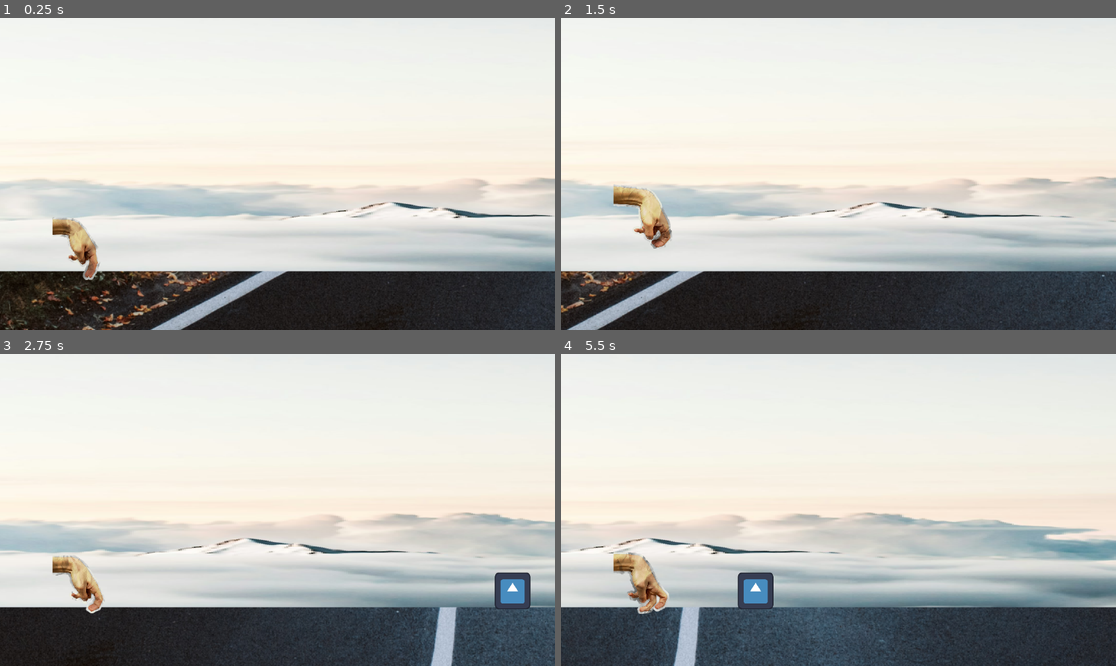
Above: before the commit, frames 1-4 (two rows, left to right).
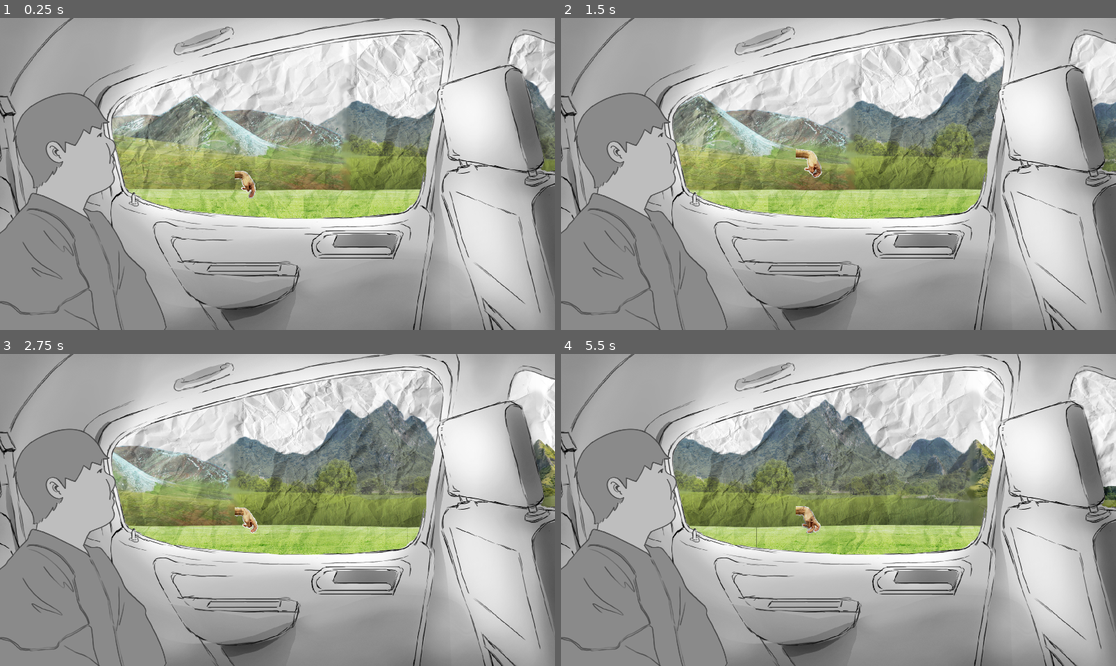
Above: after the commit, the same moments.

Repository: Turnute/DimancheApresMidi
Game: Godot game, scene res://scenes/game.tscn
Same seed, same stepped clock (60 frames per second), same inputs: the game is played once before the commit and once after it. The engine's default icon, where the game draws it, is replaced by a stand-in: a white triangle on a blue panel in a dark square.
Inputs:
- Up to frame 1 (0.25 s): no input
- Up to frame 2 (1.5 s): tap Enter (ui_accept) at 0.5 s; tap Space (jump) at 0.77 s
- Up to frame 3 (2.75 s): tap Space (jump) at 1.52 s
- Up to frame 4 (5.5 s): tap Space (jump) at 3.02, 3.77, 4.52 s

The runs differ from the first frame. In frame 1, 81% of the frame differs, in the area x 0-100%, y 0-100%; in frame 2, 80%; in frame 3, 79%; in frame 4, 82%.

Commit message:
Implement loopable background and ground with new assets
Replaced static background and ground with loopable versions using new scenes and scripts for seamless scrolling. Added new image assets for background, ground, car, and characters. Updated game scene to use loopable nodes, adjusted positions and scaling, and removed the old ground script. Minor tweaks to obstacle spawner timing and project settings for viewport size.

Diff:
--- a/le-long-trajet-en-voiture/project.godot
+++ b/le-long-trajet-en-voiture/project.godot
@@ -14,6 +14,12 @@
 run/main_scene="uid://dx3gelckvfhuq"
 config/features=PackedStringArray("4.5", "Forward Plus")
 config/icon="res://icon.svg"
+
+[display]
+
+window/size/viewport_width=1920
+window/size/viewport_height=1080
+window/size/mode=3
 
 [input]
 
--- a/le-long-trajet-en-voiture/scenes/background.tscn
+++ b/le-long-trajet-en-voiture/scenes/background.tscn
@@ -1,17 +1,16 @@
 [gd_scene load_steps=4 format=3 uid="uid://cae78nfqaoj2m"]
 
 [ext_resource type="Script" uid="uid://cgn2lumy45yar" path="res://scripts/background.gd" id="1_y0upk"]
-[ext_resource type="Texture2D" uid="uid://b0o356v4fay45" path="res://assets/background/placeholder.png" id="2_jougr"]
+[ext_resource type="Texture2D" uid="uid://bmo8pb1xektm1" path="res://assets/background/background.jpg" id="2_y0upk"]
 
 [sub_resource type="RectangleShape2D" id="RectangleShape2D_mi8v4"]
-size = Vector2(5497, 895)
+size = Vector2(4114, 894)
 
 [node name="Background" type="Area2D"]
 script = ExtResource("1_y0upk")
 
 [node name="Sprite2D" type="Sprite2D" parent="."]
-texture = ExtResource("2_jougr")
+texture = ExtResource("2_y0upk")
 
 [node name="CollisionShape2D" type="CollisionShape2D" parent="."]
-position = Vector2(-1, 1.5)
 shape = SubResource("RectangleShape2D_mi8v4")
--- a/le-long-trajet-en-voiture/scenes/game.tscn
+++ b/le-long-trajet-en-voiture/scenes/game.tscn
@@ -1,40 +1,38 @@
-[gd_scene load_steps=8 format=3 uid="uid://dx3gelckvfhuq"]
+[gd_scene load_steps=10 format=3 uid="uid://dx3gelckvfhuq"]
 
 [ext_resource type="Script" uid="uid://c2vehuhv44psj" path="res://scripts/main.gd" id="1_lbhrr"]
 [ext_resource type="PackedScene" uid="uid://6q8fxhyt5cab" path="res://scenes/player.tscn" id="1_uwrxv"]
+[ext_resource type="PackedScene" uid="uid://cywngdy61mdvn" path="res://scenes/loopable_background.tscn" id="2_p57ef"]
 [ext_resource type="Script" uid="uid://dyf51d0ivyoqs" path="res://scripts/player.gd" id="2_yqjtg"]
+[ext_resource type="PackedScene" uid="uid://dftfdc0b85igh" path="res://scenes/loopable_ground.tscn" id="3_p57ef"]
 [ext_resource type="Script" uid="uid://df6wc2nmc6mib" path="res://scripts/obstacle_spawner.gd" id="4_lbhrr"]
-[ext_resource type="PackedScene" uid="uid://c5yqvrtevjjv5" path="res://scenes/ground.tscn" id="5_iywne"]
-[ext_resource type="PackedScene" uid="uid://cae78nfqaoj2m" path="res://scenes/background.tscn" id="6_p57ef"]
+[ext_resource type="Texture2D" uid="uid://c773uctqtyt0k" path="res://assets/car/car_background.png" id="7_u5sy4"]
+[ext_resource type="Texture2D" uid="uid://d4ihhosb0isdp" path="res://assets/car/character/char2.png" id="8_gee14"]
 
 [sub_resource type="WorldBoundaryShape2D" id="WorldBoundaryShape2D_yqjtg"]
 
 [node name="Game" type="Node2D"]
 script = ExtResource("1_lbhrr")
 
-[node name="Background" parent="." instance=ExtResource("6_p57ef")]
-position = Vector2(2605, -105)
-scale = Vector2(1, 0.2800004)
+[node name="Loopable_Background" parent="." instance=ExtResource("2_p57ef")]
+position = Vector2(174, -125)
+scale = Vector2(0.175, 0.175)
+speed_ref = NodePath("..")
 
-[node name="Ground" parent="." instance=ExtResource("5_iywne")]
-position = Vector2(268, 23)
+[node name="Loopable_Ground" parent="." instance=ExtResource("3_p57ef")]
+position = Vector2(149, -109)
 scale = Vector2(0.15, 0.15)
-collision_layer = 2
-collision_mask = 2
+speed_ref = NodePath("..")
 
 [node name="Player" parent="." instance=ExtResource("1_uwrxv")]
-position = Vector2(-100, -7)
-scale = Vector2(1.5, 1.488)
+position = Vector2(-20, -78.99999)
+scale = Vector2(1, 0.992)
 collision_layer = 4
 collision_mask = 10
 script = ExtResource("2_yqjtg")
 
-[node name="Camera2D" type="Camera2D" parent="."]
-position = Vector2(0, -50)
-zoom = Vector2(4, 4)
-
 [node name="LE SOL" type="StaticBody2D" parent="."]
-position = Vector2(0, 5)
+position = Vector2(10, -67)
 collision_layer = 2
 collision_mask = 10
 
@@ -42,6 +40,7 @@
 shape = SubResource("WorldBoundaryShape2D_yqjtg")
 
 [node name="ObstacleSpawner" type="Node2D" parent="."]
+position = Vector2(10, -72)
 script = ExtResource("4_lbhrr")
 
 [node name="SpawnTimer" type="Timer" parent="ObstacleSpawner"]
@@ -49,3 +48,17 @@
 
 [node name="SpawnLocation" type="Node2D" parent="ObstacleSpawner"]
 position = Vector2(166, -8)
+
+[node name="car" type="Sprite2D" parent="."]
+position = Vector2(2, -86)
+scale = Vector2(0.25, 0.25)
+texture = ExtResource("7_u5sy4")
+
+[node name="Sprite2D" type="Sprite2D" parent="car"]
+position = Vector2(-160, 12.000011)
+scale = Vector2(0.35, 0.35)
+texture = ExtResource("8_gee14")
+
+[node name="Camera2D" type="Camera2D" parent="."]
+position = Vector2(2, -86)
+zoom = Vector2(4.45, 4.45)
--- a/le-long-trajet-en-voiture/scenes/ground.tscn
+++ b/le-long-trajet-en-voiture/scenes/ground.tscn
@@ -1,17 +1,32 @@
 [gd_scene load_steps=4 format=3 uid="uid://c5yqvrtevjjv5"]
 
-[ext_resource type="Script" uid="uid://dhfwptcc6jkg7" path="res://scripts/ground.gd" id="1_mi8v4"]
-[ext_resource type="Texture2D" uid="uid://xh7vwp2y0ewd" path="res://assets/ground/placeholder.png" id="2_lmksl"]
+[ext_resource type="Texture2D" uid="uid://ciea3q6ulgoad" path="res://assets/ground/ground.png" id="2_mi8v4"]
+
+[sub_resource type="GDScript" id="GDScript_pybca"]
+script/source = "extends Node2D
+var speed
+
+# Called when the node enters the scene tree for the first time.
+func _ready() -> void:
+	pass
+
+# Called every frame. 'delta' is the elapsed time since the previous frame.
+func _process(delta: float) -> void:
+	speed = get_parent().get_speed()
+	position.x -= speed / 10
+	#pass
+"
 
 [sub_resource type="RectangleShape2D" id="RectangleShape2D_mi8v4"]
-size = Vector2(5497, 274.5)
+size = Vector2(4458, 185.25)
 
-[node name="Area2D" type="Area2D"]
-script = ExtResource("1_mi8v4")
+[node name="Ground" type="Area2D"]
+script = SubResource("GDScript_pybca")
 
 [node name="Sprite2D" type="Sprite2D" parent="."]
-texture = ExtResource("2_lmksl")
+position = Vector2(0, -321)
+texture = ExtResource("2_mi8v4")
 
 [node name="CollisionShape2D" type="CollisionShape2D" parent="."]
-position = Vector2(0, 11.75)
+position = Vector2(2, 44.625)
 shape = SubResource("RectangleShape2D_mi8v4")
--- /dev/null
+++ b/le-long-trajet-en-voiture/scenes/loopable_background.tscn
@@ -0,0 +1,14 @@
+[gd_scene load_steps=3 format=3 uid="uid://cywngdy61mdvn"]
+
+[ext_resource type="Script" uid="uid://fmnjm178ubb2" path="res://scripts/loopable_background.gd" id="1_3ehot"]
+[ext_resource type="Texture2D" uid="uid://bmo8pb1xektm1" path="res://assets/background/background.jpg" id="2_3ehot"]
+
+[node name="Loopable_Background" type="Node2D"]
+script = ExtResource("1_3ehot")
+
+[node name="A" type="Sprite2D" parent="."]
+texture = ExtResource("2_3ehot")
+
+[node name="B" type="Sprite2D" parent="."]
+position = Vector2(4114, 0)
+texture = ExtResource("2_3ehot")
--- /dev/null
+++ b/le-long-trajet-en-voiture/scenes/loopable_ground.tscn
@@ -0,0 +1,15 @@
+[gd_scene load_steps=3 format=3 uid="uid://dftfdc0b85igh"]
+
+[ext_resource type="Script" uid="uid://c1es0kkussnpg" path="res://scripts/loopable_ground.gd" id="1_c2rf6"]
+[ext_resource type="Texture2D" uid="uid://ciea3q6ulgoad" path="res://assets/ground/ground.png" id="2_c2rf6"]
+
+[node name="Loopable_Ground" type="Node2D"]
+script = ExtResource("1_c2rf6")
+
+[node name="A" type="Sprite2D" parent="."]
+texture = ExtResource("2_c2rf6")
+
+[node name="B" type="Sprite2D" parent="."]
+position = Vector2(4459, 0)
+scale = Vector2(-1, 1)
+texture = ExtResource("2_c2rf6")
--- a/le-long-trajet-en-voiture/scripts/ground.gd
+++ /dev/null
@@ -1,12 +0,0 @@
-extends Node2D
-var speed
-
-# Called when the node enters the scene tree for the first time.
-func _ready() -> void:
-	pass
-
-# Called every frame. 'delta' is the elapsed time since the previous frame.
-func _process(delta: float) -> void:
-	speed = get_parent().get_speed()
-	position.x -= speed / 10
-	#pass
--- /dev/null
+++ b/le-long-trajet-en-voiture/scripts/loopable_background.gd
@@ -0,0 +1,32 @@
+extends Node2D
+
+@export var speed_ref: NodePath    # pointe vers le noeud qui expose get_speed() (ex: "../Game")
+
+var _game: Node
+var _parts: Array[Node2D] = []
+var _segment_w: float = 0.0
+
+func _ready() -> void:
+	_game = get_node_or_null(speed_ref)
+	# Récupère les deux morceaux (A et B)
+	for n in get_children():
+		if n is Node2D:
+			_parts.append(n)
+	_parts.sort_custom(func(a,b): return a.position.x < b.position.x)
+	# Déduit la largeur d'un segment depuis le premier Sprite2D
+	var s := _parts[0] as Sprite2D
+	_segment_w = s.texture.get_size().x * s.scale.x
+	# S'assure que B est bien à droite de A
+	if _parts.size() == 2:
+		_parts[1].position.x = _parts[0].position.x + _segment_w
+
+func _process(delta: float) -> void:
+	var speed
+	if _game and "get_speed" in _game:
+		speed = _game.get_speed()
+
+	for p in _parts:
+		p.position.x -= speed / 3
+		# Quand un morceau sort entièrement à gauche, on le téléporte à droite de l'autre
+		if p.position.x <= -_segment_w:
+			p.position.x += _segment_w * _parts.size()
--- /dev/null
+++ b/le-long-trajet-en-voiture/scripts/loopable_ground.gd
@@ -0,0 +1,32 @@
+extends Node2D
+
+@export var speed_ref: NodePath    # pointe vers le noeud qui expose get_speed() (ex: "../Game")
+
+var _game: Node
+var _parts: Array[Node2D] = []
+var _segment_w: float = 0.0
+
+func _ready() -> void:
+	_game = get_node_or_null(speed_ref)
+	# Récupère les deux morceaux (A et B)
+	for n in get_children():
+		if n is Node2D:
+			_parts.append(n)
+	_parts.sort_custom(func(a,b): return a.position.x < b.position.x)
+	# Déduit la largeur d'un segment depuis le premier Sprite2D
+	var s := _parts[0] as Sprite2D
+	_segment_w = s.texture.get_size().x * s.scale.x
+	# S'assure que B est bien à droite de A
+	if _parts.size() == 2:
+		_parts[1].position.x = _parts[0].position.x + _segment_w
+
+func _process(delta: float) -> void:
+	var speed
+	if _game and "get_speed" in _game:
+		speed = _game.get_speed()
+
+	for p in _parts:
+		p.position.x -= speed / 1.5
+		# Quand un morceau sort entièrement à gauche, on le téléporte à droite de l'autre
+		if p.position.x <= -_segment_w:
+			p.position.x += _segment_w * _parts.size()
--- a/le-long-trajet-en-voiture/scripts/main.gd
+++ b/le-long-trajet-en-voiture/scripts/main.gd
@@ -25,6 +25,7 @@
 	#$"LE SOL".position = Vector2i(0, 0)
 	speed = START_SPEED
 
+
 # Called every frame. 'delta' is the elapsed time since the previous frame.
 func _process(delta: float) -> void:
 	score += speed
--- a/le-long-trajet-en-voiture/scripts/obstacle_spawner.gd
+++ b/le-long-trajet-en-voiture/scripts/obstacle_spawner.gd
@@ -8,12 +8,12 @@
 	timer.start()
 
 func _process(delta: float) -> void:
-		if timer.time_left < 0.005:
+		if timer.time_left < 0.01:
 			timeout()
 
 func timeout():
 	var obstacleInstance = obstacle.instantiate()
 	obstacleInstance.position = spawn_pos.position
 	add_child(obstacleInstance)
-	timer.wait_time = randf_range(1.5, 4.5)
+	timer.wait_time = randf_range(1, 4.5)
 	#print(timer.wait_time)
Binary file added: le-long-trajet-en-voiture/assets/background/background.jpg
Not shown, added: le-long-trajet-en-voiture/assets/background/background.jpg.import
Binary file added: le-long-trajet-en-voiture/assets/car/car_background.png
Not shown, added: le-long-trajet-en-voiture/assets/car/car_background.png.import
Binary file added: le-long-trajet-en-voiture/assets/car/character/char1.png
Not shown, added: le-long-trajet-en-voiture/assets/car/character/char1.png.import
Binary file added: le-long-trajet-en-voiture/assets/car/character/char2.png
Not shown, added: le-long-trajet-en-voiture/assets/car/character/char2.png.import
Binary file added: le-long-trajet-en-voiture/assets/ground/ground.png
Not shown, added: le-long-trajet-en-voiture/assets/ground/ground.png.import
Not shown, removed: le-long-trajet-en-voiture/scripts/ground.gd.uid
Not shown, added: le-long-trajet-en-voiture/scripts/loopable_background.gd.uid
(and 1 more such lines)
